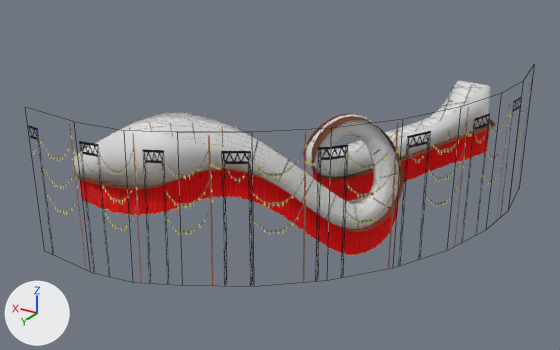
An edit to the Blender file Assets/Levels/Level2.blend, drawn before and after from the same camera.
Camera for both pictures: a 50 mm camera at (-141.4, 214.8, 89.3) aimed at (-39.0, 44.1, 3.9). Lighting does not change. The marker at lower left points along +X, +Y and +Z. Mesh edges are drawn as thin lines on the coarser meshes.

The older version as bpy lines, for what is in view:
```python
me_circle_001 = bpy.data.meshes.new('Circle.001')
me_circle_001.from_pydata(...)  # 22 vertices, 10 faces; spans x -92.9..5.6, y -15.7..92.9, z -10.7..29.4
me_circle_001.materials.append(mat_decoration)  # picture img_decoration_png
me_nurbspath_003 = bpy.data.meshes.new('NurbsPath.003')
me_nurbspath_003.from_pydata(...)  # 224 vertices, 110 faces; spans x -85.3..0.0, y 0.0..84.5, z -9.2..17.2
me_nurbspath_003.polygons.foreach_set('use_smooth', [True] * 110)
me_nurbspath_003.materials.append(mat_grounddecoration)  # picture img_curtain_png
me_nurbspath_005 = bpy.data.meshes.new('NurbsPath.005')
me_nurbspath_005.from_pydata(...)  # 576 vertices, 572 faces; spans x -84.1..0.0, y 0.0..83.5, z -2.7..28.4
me_nurbspath_005.polygons.foreach_set('use_smooth', [True] * 572)
me_nurbspath_005.materials.append(mat_walltexture)  # picture img_ragecage_png
ob_decorations = bpy.data.objects.new('Decorations', me_circle_001)
ob_decorations.location = (0.0, 0.0, 0.0)
ob_grounddecoration = bpy.data.objects.new('GroundDecoration', me_nurbspath_003)
ob_grounddecoration.location = (0.0, 0.0, 0.0)
ob_walltexture = bpy.data.objects.new('WallTexture', me_nurbspath_005)
ob_walltexture.location = (0.0, 0.0, 0.0)
# also in view: 'WallPhysics' at (-42.2, 41.8, 12.3); 'GroundPhysics' at (-43.3, 43.0, 11.5)
```
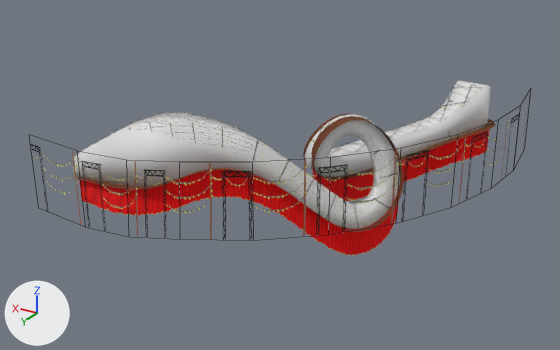
Patch to the scene script:
```diff
--- a/Assets/Levels/Level2.blend.py
+++ b/Assets/Levels/Level2.blend.py
@@ ob_decorations @@
 ob_decorations = bpy.data.objects.new('Decorations', me_circle_001)
-ob_decorations.location = (0.0, 0.0, 0.0)
+ob_decorations.location = (0.0, 0.0, 7.4)
+ob_decorations.scale = (1.0, 1.0, 0.503)
```

What differs and where, as boxes (x1, y1, x2, y2) in the pictures (560 x 350 px):
'Decorations', moved, rescaled (31% shorter)
    before: (28, 75, 533, 286)
    after: (30, 95, 531, 240)
